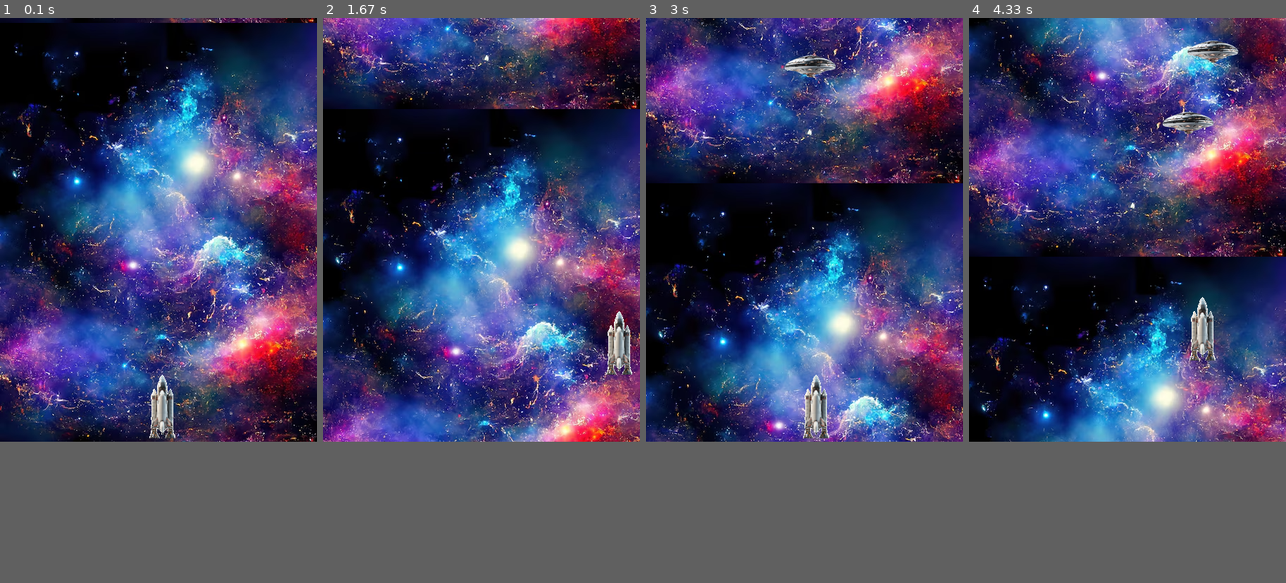
Above: before the commit, frames 1-4 (left to right).
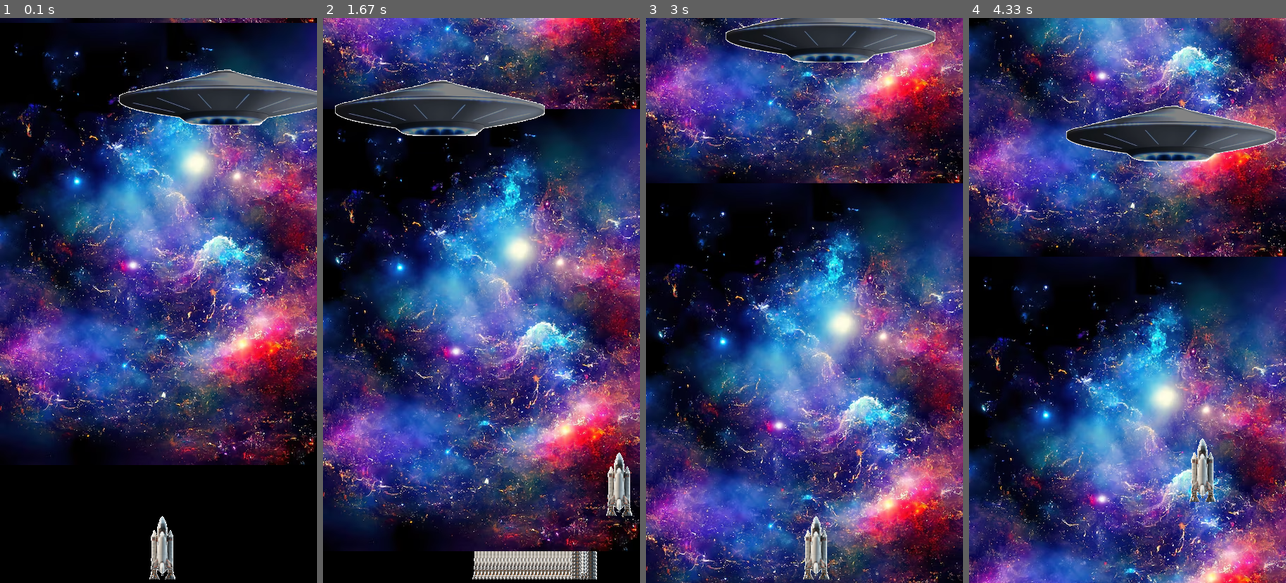
Above: after the commit, the same moments.

Repository: kzm0705/pypygame
Game: pygame game, started from shooting_game.py
The game is run twice, just before and just after one commit, with the same random seed, the same clock (stepped at 60 frames per second) and the same inputs.
Inputs:
- Up to frame 1 (0.1 s): no input
- Up to frame 2 (1.67 s): tap Space at 0.33, 0.73, 1.03, 1.23, 1.57 s; hold D 0.67-1.13 s; hold W 1.17-1.47 s; hold D from 1.5 s (still down)
- Up to frame 3 (3 s): tap Space at 1.87, 2.07, 2.37, 2.63, 2.97 s; release D at 1.97 s; hold A 2-2.53 s; hold S 2.57-2.87 s; hold A from 2.9 s (still down)
- Up to frame 4 (4.33 s): tap Space at 3.27, 3.4, 3.8, 4.1 s; release A at 3.3 s; hold W 3.33-3.7 s; hold D from 3.73 s (still down)
The window is 450x600 before the commit and 450x800 after it. Grey fills any space a smaller window leaves; there, only what the larger window draws over its background counts as a difference.

The runs differ from the first frame. In frame 1, 8.0% of the frame differs, in the area x 0-100%, y 9-100%; in frame 2, 24%; in frame 3, 29%; in frame 4, 30%, in the area x 0-100%, y 4-100%.

Commit message:
プレイヤーとボスの当たり判定追加

Diff:
--- a/boss.py
+++ b/boss.py
@@ -2,9 +2,13 @@
 from pygame.locals import *
 import math
 
-class boss():
+class boss(pygame.sprite.Sprite):
+
+    boss_hp = 0
+
     def __init__(self):
-        self.surf = pygame.image.load("pypygame/source/png/enemy.png").convert()
+        super().__init__()
+        self.surf = pygame.image.load("pypygame/source/png/boss.png").convert()
         self.surf.set_colorkey((255,255,255), RLEACCEL)
         self.rect = self.surf.get_rect(center=(100,100))
         self.radius = 80
@@ -14,6 +18,8 @@
         self.a = 3.14/360
         self.deg = 0
         self.rad = 0
+
+        boss_hp = 100
 
 
 
@@ -29,3 +35,6 @@
 
         self.rect.x = x
         self.rect.y = y
+
+    def bullet_collision(self):
+        print()
--- a/bullet.py
+++ b/bullet.py
@@ -6,11 +6,11 @@
 import boss
 
 #Spriteクラスを継承する、Spriteで弾を管理する
-class Bullet():
+class Bullet(pygame.sprite.Sprite):
     def __init__(self):
-        # pygame.sprite.Sprite.__init__(self)
+        super().__init__()
         #長方形の弾を作る(x軸,y軸,width,height)
-        self.rect = pygame.Rect(230,550,5,10)
+        self.rect = pygame.Rect(0,0,5,5)
         #弾のｙ座標を浮動小数点数にする
         self.y = float(self.rect.y)
 
--- a/player.py
+++ b/player.py
@@ -16,15 +16,18 @@
 )
 
 width = 450
-height = 600
+height = 800
 bullet_speed = 5
 
-class Player():
+class Player(pygame.sprite.Sprite):
+    player_life = 0
+
     def __init__(self):
-        # super(player, self).__init__()
+        super().__init__()
         self.surf = pygame.image.load("pypygame/source/png/player.png").convert()
         self.surf.set_colorkey((255,255,255), RLEACCEL)
         self.rect = self.surf.get_rect(center=(width-220, height-50))
+        self.player_life = 3
 
     def update(self, pressed_keys):
         if pressed_keys[K_w]:
--- a/shooting_game.py
+++ b/shooting_game.py
@@ -14,7 +14,7 @@
 #設定========================
 
 width = 450
-height = 600
+height = 800
 
 RED = (255,0,0)
 GREEN =(0,255,0)
@@ -47,8 +47,8 @@
 #インスタンス生成
 player = player.Player()
 boss = boss.boss()
+bullet = bullet.Bullet()
 bg = back_ground.Background()
-bullets_group = pygame.sprite.Group()
 enemy_group = pygame.sprite.Group()
 
 #メインループ===============================================================================================================
@@ -66,7 +66,24 @@
             if event.key == pygame.K_SPACE:
                 player.fire_bullet(screen)
 
+    #Bossの当たり判定（調査中）
+    boss_hit = pygame.sprite.collide_rect(bullet, boss)
+    # if boss_hit:
+    #     print(boss_hit)
 
+    boss_player_hit = pygame.sprite.collide_rect(player, boss)
+    if boss_player_hit:
+        print(boss_player_hit)
+        player.player_life -= 1
+        print(player.player_life)
+        if player.player_life == 0:
+            flag = False
+        else:
+            player.rect.x = 220
+            player.rect.y = 500
+
+
+    #プレイヤーの操作を反映
     pressed_key = pygame.key.get_pressed()
     player.update(pressed_key)
 
@@ -74,13 +91,14 @@
     screen.blit(player.surf,player.rect)
 
     #敵の描画
-    _create_enemy()
-    enemy_group.draw(screen)
-    for ene in enemy_group:
-        ene.enemy_update()
+    # _create_enemy()
+    # enemy_group.draw(screen)
+    # for ene in e\nemy_group:
+    #     ene.enemy_update()
+
     # #bossの配置
-    # boss.boss_update()
-    # screen.blit(boss.surf,boss.rect)
+    boss.boss_update()
+    screen.blit(boss.surf,boss.rect)
 
     #画面の更新
     pygame.display.update()
